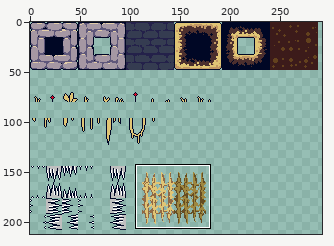
Sprite sheet -- assets/sprites/tilesetv7.png. The first picture is a wide view before the edit; the outline marks the close-up.
Close-up. Old version:
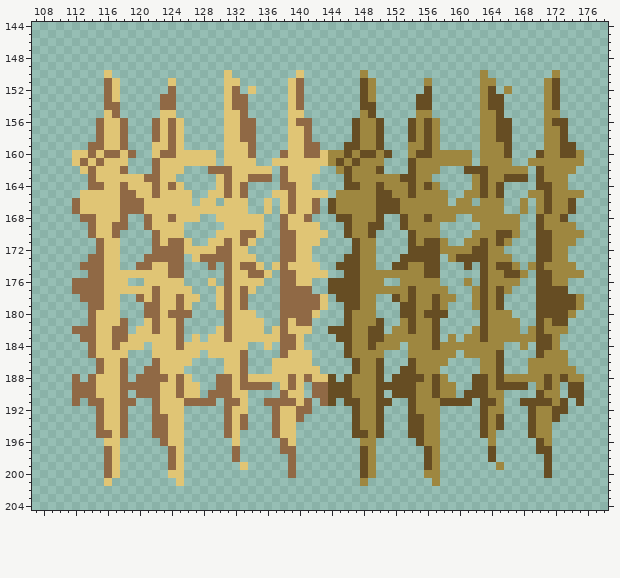
The file is 512x512 pixels. Shown: x 107..178, y 144..204. The wide view leaves out empty margins.
After:
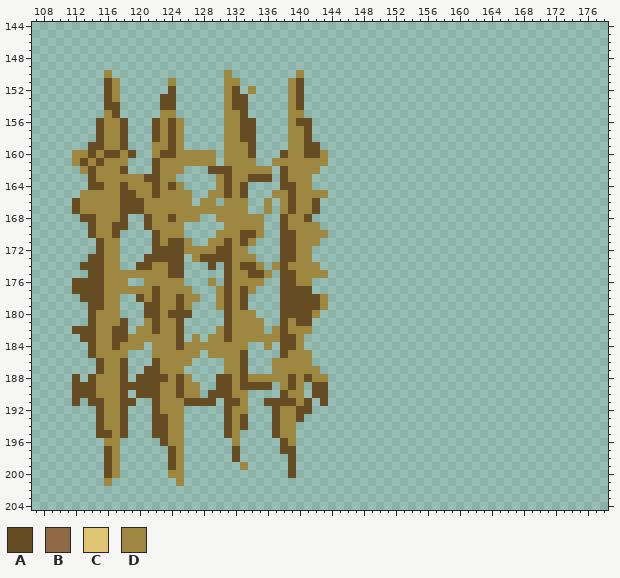
Palette (. is transparent): A #664d23  B #906945  C #e0c575  D #9e8740
The edit:
Changed rows in their new state; - is an unchanged pixel.
first column x 112:
150 ----D--------------D--------D-------.--------------.--------.---
151 ----AD------D------DD------DA-------..------.------..------..---
152 ----AD------A------DA-D----DA-------..------.------..-.----..---
153 ----AD-----AA------DAA-----DA-------..-----..------...-----..---
154 ----AA-----AA------DAA-----DA-------..-----..------...-----..---
155 ----DA-----DD------DDA-----DD-------..-----..------...-----..---
156 ---ADDA---ADAD-----DDAA----DAA-----....---....-----....----...--
157 ---ADDA---ADAD-----DDAA----DDA-----....---....-----....----...--
158 ---ADDA---ADAD-----DDAA----DDA-----....---....-----....----...--
159 --AADDA---DDAD-----DDDA----DDAA---.....---....-----....----....-
160 DDADAADA--DAADDDDD-DDDA---ADDAAD........--........-....---......
161 DADADDD---ADDDDDDD-DDDD--DDDDDDD.......---........-....--.......
162 -DADDDA---ADDD---AAADDDDD-ADDDD--......---....---........-.....-
163 --ADDDDDDAADD-----DADDAAA-ADDD----...........-----.......-....--
164 --AADDADDDADAD----DADA----AADD----............----....----....--
165 -DDDDDAADDADDDD--DDADA---DDADDDD-..............--.....---.......
166 ADDDDDAAADDDDDD-DD-DDD--D-DADDA-...............-..-...--.-.....-
167 ADDDDDAAADDDDDDDDDDDDD--D-DADDA-......................--.-.....-
168 -AADDDA--ADDADDD--DDDDDD--ADDA---......--.......--......--....--
169 --ADDAA--ADDDD-----DDDDD--ADDDD---.....--.....-----.....--.....-
170 --ADDA----ADDD----DDDAAD--AADDDD--....----....----......--......
171 ---ADD----ADAAD--DDADAD---AADDD----...----.....--......---.....-
172 ---ADD----AAAADDDDAADD----AADD-----...----............----....--
173 --AADD---AAAAA-DAAAADDD---AADD----....---.....-........---....--
174 -AAADD--AADDAA---A-ADAAD-DADDDD--.....--......---.-.....-......-
175 --AADDDDDDDDAA-----ADDAAD-AADDDD--............-----......-......
176 AAAADDD--DDDDD---D-ADDDD--AADD--.......--.....---.-.....--....--
177 AAAADDDDDDADDDD---DADAD---AAAA--...............---.....---....--
178 -AAADD--ADADDADD--DADA----AAAAAD-.....--........--....----......
179 --AADD---AADDAD---DADA----AAAAAD--....---......---....----......
180 --ADDD---AADAAA----ADDD---AAAAD---....---......----....---.....-
181 --ADDDA--DADDA-----ADDDD--ADAA----.....--.....-----.....--....--
182 AAADDAA-DDADDA----DADDDD-DADDD--.......-......----......-.....--
183 -AADDAADDDDDDA-D-DDADDDDDDAAD----.............-.-............---
184 --ADDADDD-DDDADDDDDDDD--D-AAD-----.......-............--.-...---
185 --ADDDD---DDDDDD-DDDDA----ADDD----.....---......-.....----....--
186 ---ADDA---ADDDD----DDA---DDDDD-----....---.....----...---.....--
187 ---ADDA--AADDD-----DDA---DDDDDD----....--.....-----...---......-
188 A-ADDDA-AAAADAD---AADADDDDDADADD.-.....-.......---..............
189 AAADDDAAAAADDADD--AADAAAA-DAD-AA................--.......-...-..
190 AAADDDA-AAADDADD-AAADD----ADD-AA.......-........-.....----...-..
191 A-AADDAA--ADDDAAAA-AAD--AAAADA-A.-......--........-...--......-.
192 ---ADDA---ADDD-----ADD---ADDAA-----....---....-----...---.....--
193 ---ADDA---AADD-----ADA---ADDA------....---....-----...---....---
194 ---ADDA---AADD-----ADA---ADD-------....---....-----...---...----
195 ---AADA---AADD-----AD----ADD-------....---....-----..----...----
196 ----DD-----ADD------D-----AD--------..-----...------.-----..----
197 ----AD------AD------A-----AA--------..------..------.-----..----
198 ----AD------AD------A------A--------..------..------.------.----
199 ----AD------AD-------D-----A--------..------..-------.-----.----
200 ----AD------DD-------------A--------..------..-------------.----
201 ----D--------D----------------------.--------.------------------
Boxes around the changes in both close-ups, in picture pixels (x1, y1, x2, y2):
changed: (72, 70, 584, 486)
